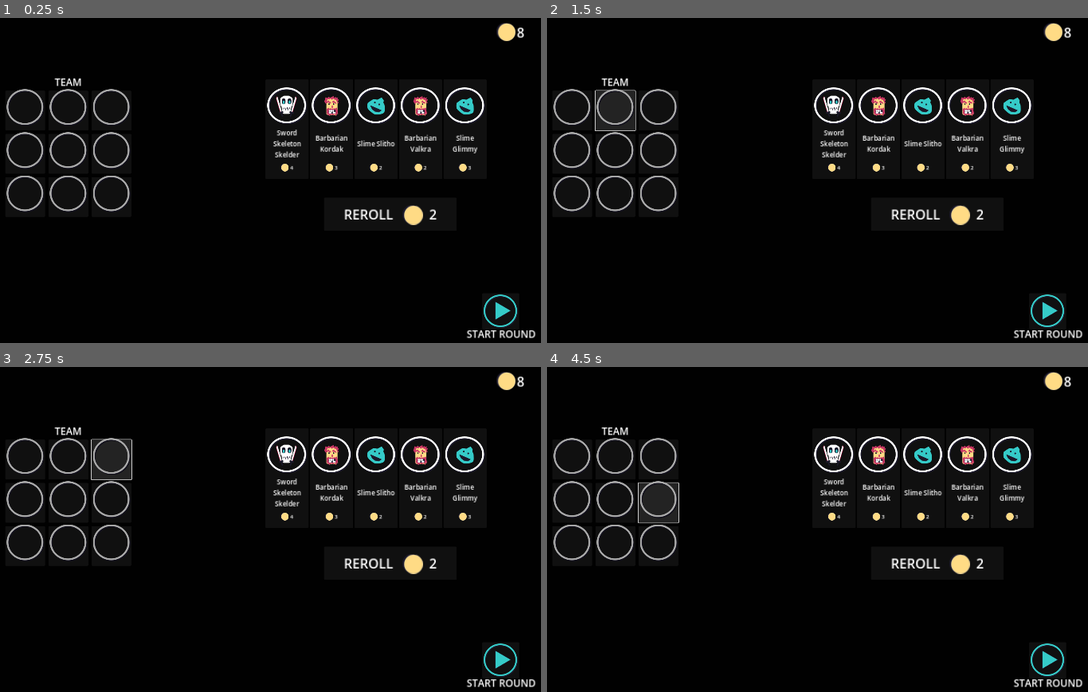
Above: before the commit, frames 1-4 (two rows, left to right).
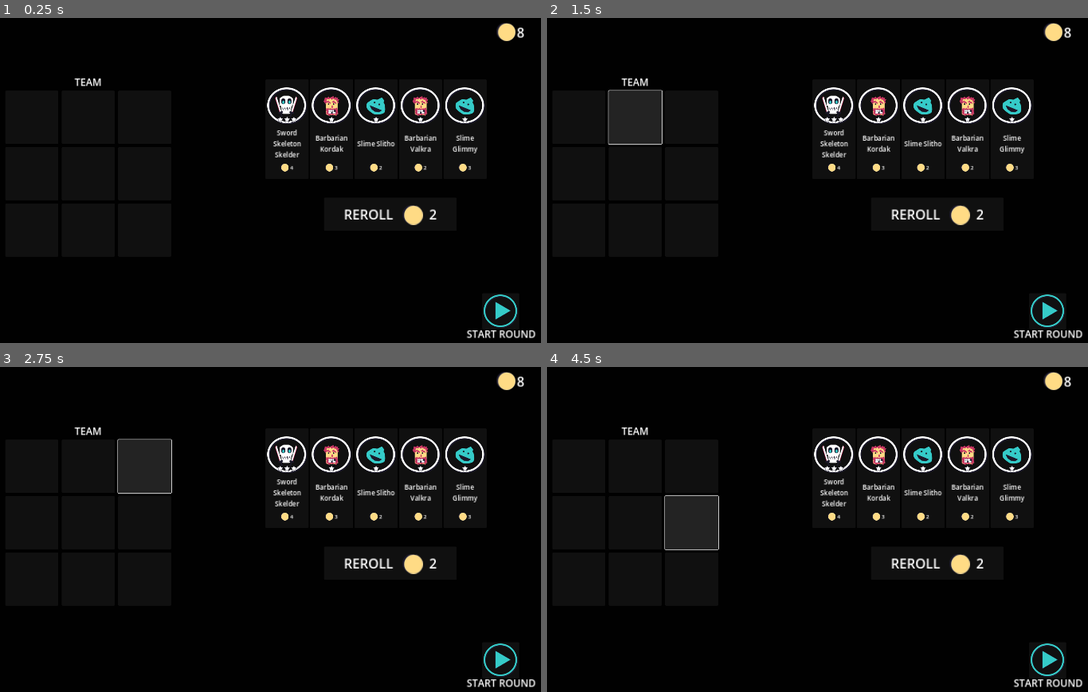
Above: after the commit, the same moments.

Repository: mathew-tran/mercmanager
Game: Godot game, scene res://Scenes/Main.tscn
The game is run twice, just before and just after one commit, with the same random seed, the same clock (stepped at 60 frames per second) and the same inputs.
Inputs (mouse positions are in pixels of both pictures, inside the frame that each line leads up to; where the layout moved, square brackets give the same spot in the first picture):
- Up to frame 1 (0.25 s): no input
- Up to frame 2 (1.5 s): click (579, 118) [574, 112] at 0.5 s; click (633, 118) [617, 112] at 1.25 s
- Up to frame 3 (2.75 s): click (146, 467) [113, 461] at 2 s
- Up to frame 4 (4.5 s): click (579, 523) [574, 503] at 2.75 s; click (633, 523) [617, 503] at 3.5 s; click (693, 523) [660, 503] at 4.25 s

The runs differ from the first frame. In frame 1, 1.6% of the frame differs, in the area x 1-88%, y 18-60%; in frame 2, 2.0%; in frame 3, 3.0%; in frame 4, 3.1%.

Commit message:
show rarity

Diff:
--- a/Art/MercManagerExample.svg
+++ b/Art/MercManagerExample.svg
@@ -24,9 +24,9 @@
      inkscape:pagecheckerboard="0"
      inkscape:deskcolor="#d1d1d1"
      inkscape:document-units="mm"
-     inkscape:zoom="0.71713667"
-     inkscape:cx="110.85753"
-     inkscape:cy="-183.36812"
+     inkscape:zoom="1.4342733"
+     inkscape:cx="1244.184"
+     inkscape:cy="-625.75241"
      inkscape:window-width="1920"
      inkscape:window-height="1001"
      inkscape:window-x="-7"
@@ -42,6 +42,16 @@
      inkscape:label="Layer 1"
      inkscape:groupmode="layer"
      id="layer1"><rect
+       style="fill:#000000;fill-opacity:0;stroke:#ffffff;stroke-width:0.2;stroke-linecap:round;stroke-dasharray:none;stroke-opacity:0"
+       id="rect86"
+       width="29.515528"
+       height="29.515528"
+       x="255.03908"
+       y="-187.98846"
+       ry="0.45076281"
+       inkscape:export-filename="Characters\Archie.png"
+       inkscape:export-xdpi="96"
+       inkscape:export-ydpi="96" /><rect
        style="fill:#000000;fill-opacity:0;stroke:#ffffff;stroke-width:0.2;stroke-linecap:round;stroke-dasharray:none;stroke-opacity:0"
        id="rect80"
        width="29.515528"
@@ -3782,4 +3792,137 @@
          ry="7.7120476"
          inkscape:export-filename="CharacterPortrait.png"
          inkscape:export-xdpi="96"
-         inkscape:export-ydpi="96" /></g></g></svg>
+         inkscape:export-ydpi="96" /></g><path
+       sodipodi:type="star"
+       style="fill:#ffdb85;fill-opacity:1;stroke:#1b192a;stroke-width:0.600001;stroke-linecap:round;stroke-opacity:1"
+       id="path12"
+       inkscape:flatsided="false"
+       sodipodi:sides="5"
+       sodipodi:cx="241.83842"
+       sodipodi:cy="-54.00275"
+       sodipodi:r1="6.0059743"
+       sodipodi:r2="3.0029871"
+       sodipodi:arg1="0.97074611"
+       sodipodi:arg2="1.5990646"
+       inkscape:rounded="0"
+       inkscape:randomized="0"
+       d="m 245.2299,-49.045976 -3.47635,-1.954987 -3.58127,1.755426 0.78505,-3.910334 -2.77619,-2.863534 3.96155,-0.461732 1.86549,-3.525188 1.66332,3.624968 3.92912,0.684848 -2.93355,2.702086 z"
+       inkscape:transform-center-x="-0.022303564"
+       inkscape:transform-center-y="-0.22255067"
+       transform="matrix(0.42520271,0,0,0.42520271,166.94166,-150.02091)" /><rect
+       style="fill:#9f6093;fill-opacity:1;stroke:#9f6093;stroke-width:1.5;stroke-linecap:round;stroke-dasharray:none;stroke-opacity:1"
+       id="rect81"
+       width="21.398758"
+       height="21.767702"
+       x="-21.952164"
+       y="-23.243481"
+       ry="3.4127326" /><rect
+       style="fill:#000000;fill-opacity:0;stroke:#ffffff;stroke-width:0.2;stroke-linecap:round;stroke-dasharray:none;stroke-opacity:0"
+       id="rect88"
+       width="29.515528"
+       height="29.515528"
+       x="308.38962"
+       y="-187.98846"
+       ry="0.45076281"
+       inkscape:export-filename="Characters\Archie.png"
+       inkscape:export-xdpi="96"
+       inkscape:export-ydpi="96" /><g
+       id="g90"
+       transform="translate(-2.7670843)"><path
+         sodipodi:type="star"
+         style="fill:#ffdb85;fill-opacity:1;stroke:#1b192a;stroke-width:0.600001;stroke-linecap:round;stroke-opacity:1"
+         id="path88"
+         inkscape:flatsided="false"
+         sodipodi:sides="5"
+         sodipodi:cx="241.83842"
+         sodipodi:cy="-54.00275"
+         sodipodi:r1="6.0059743"
+         sodipodi:r2="3.0029871"
+         sodipodi:arg1="0.97074611"
+         sodipodi:arg2="1.5990646"
+         inkscape:rounded="0"
+         inkscape:randomized="0"
+         d="m 245.2299,-49.045976 -3.47635,-1.954987 -3.58127,1.755426 0.78505,-3.910334 -2.77619,-2.863534 3.96155,-0.461732 1.86549,-3.525188 1.66332,3.624968 3.92912,0.684848 -2.93355,2.702086 z"
+         inkscape:transform-center-x="-0.022303564"
+         inkscape:transform-center-y="-0.22255067"
+         transform="matrix(0.42520271,0,0,0.42520271,220.29221,-150.02091)" /><path
+         sodipodi:type="star"
+         style="fill:#ffdb85;fill-opacity:1;stroke:#1b192a;stroke-width:0.600001;stroke-linecap:round;stroke-opacity:1"
+         id="path90"
+         inkscape:flatsided="false"
+         sodipodi:sides="5"
+         sodipodi:cx="241.83842"
+         sodipodi:cy="-54.00275"
+         sodipodi:r1="6.0059743"
+         sodipodi:r2="3.0029871"
+         sodipodi:arg1="0.97074611"
+         sodipodi:arg2="1.5990646"
+         inkscape:rounded="0"
+         inkscape:randomized="0"
+         d="m 245.2299,-49.045976 -3.47635,-1.954987 -3.58127,1.755426 0.78505,-3.910334 -2.77619,-2.863534 3.96155,-0.461732 1.86549,-3.525188 1.66332,3.624968 3.92912,0.684848 -2.93355,2.702086 z"
+         inkscape:transform-center-x="-0.022303564"
+         inkscape:transform-center-y="-0.22255067"
+         transform="matrix(0.42520271,0,0,0.42520271,225.82637,-150.02091)" /></g><rect
+       style="fill:#000000;fill-opacity:0;stroke:#ffffff;stroke-width:0.2;stroke-linecap:round;stroke-dasharray:none;stroke-opacity:0"
+       id="rect106"
+       width="29.515528"
+       height="29.515528"
+       x="353.58527"
+       y="-187.98846"
+       ry="0.45076281"
+       inkscape:export-filename="Characters\Archie.png"
+       inkscape:export-xdpi="96"
+       inkscape:export-ydpi="96" /><g
+       id="g117"
+       transform="translate(42.428566)"><path
+         sodipodi:type="star"
+         style="fill:#ffdb85;fill-opacity:1;stroke:#1b192a;stroke-width:0.600001;stroke-linecap:round;stroke-opacity:1"
+         id="path116"
+         inkscape:flatsided="false"
+         sodipodi:sides="5"
+         sodipodi:cx="241.83842"
+         sodipodi:cy="-54.00275"
+         sodipodi:r1="6.0059743"
+         sodipodi:r2="3.0029871"
+         sodipodi:arg1="0.97074611"
+         sodipodi:arg2="1.5990646"
+         inkscape:rounded="0"
+         inkscape:randomized="0"
+         d="m 245.2299,-49.045976 -3.47635,-1.954987 -3.58127,1.755426 0.78505,-3.910334 -2.77619,-2.863534 3.96155,-0.461732 1.86549,-3.525188 1.66332,3.624968 3.92912,0.684848 -2.93355,2.702086 z"
+         inkscape:transform-center-x="-0.022303564"
+         inkscape:transform-center-y="-0.22255067"
+         transform="matrix(0.42520271,0,0,0.42520271,220.29221,-150.02091)" /><path
+         sodipodi:type="star"
+         style="fill:#ffdb85;fill-opacity:1;stroke:#1b192a;stroke-width:0.600001;stroke-linecap:round;stroke-opacity:1"
+         id="path117"
+         inkscape:flatsided="false"
+         sodipodi:sides="5"
+         sodipodi:cx="241.83842"
+         sodipodi:cy="-54.00275"
+         sodipodi:r1="6.0059743"
+         sodipodi:r2="3.0029871"
+         sodipodi:arg1="0.97074611"
+         sodipodi:arg2="1.5990646"
+         inkscape:rounded="0"
+         inkscape:randomized="0"
+         d="m 245.2299,-49.045976 -3.47635,-1.954987 -3.58127,1.755426 0.78505,-3.910334 -2.77619,-2.863534 3.96155,-0.461732 1.86549,-3.525188 1.66332,3.624968 3.92912,0.684848 -2.93355,2.702086 z"
+         inkscape:transform-center-x="-0.022303564"
+         inkscape:transform-center-y="-0.22255067"
+         transform="matrix(0.42520271,0,0,0.42520271,225.82637,-150.02091)" /></g><path
+       sodipodi:type="star"
+       style="fill:#ffdb85;fill-opacity:1;stroke:#1b192a;stroke-width:0.600001;stroke-linecap:round;stroke-opacity:1"
+       id="path118"
+       inkscape:flatsided="false"
+       sodipodi:sides="5"
+       sodipodi:cx="241.83842"
+       sodipodi:cy="-54.00275"
+       sodipodi:r1="6.0059743"
+       sodipodi:r2="3.0029871"
+       sodipodi:arg1="0.97074611"
+       sodipodi:arg2="1.5990646"
+       inkscape:rounded="0"
+       inkscape:randomized="0"
+       d="m 245.2299,-49.045976 -3.47635,-1.954987 -3.58127,1.755426 0.78505,-3.910334 -2.77619,-2.863534 3.96155,-0.461732 1.86549,-3.525188 1.66332,3.624968 3.92912,0.684848 -2.93355,2.702086 z"
+       inkscape:transform-center-x="-0.022303564"
+       inkscape:transform-center-y="-0.22255067"
+       transform="matrix(0.42520271,0,0,0.42520271,265.48785,-154.25428)" /></g></svg>
--- a/Prefabs/Character.tscn
+++ b/Prefabs/Character.tscn
@@ -2,7 +2,7 @@
 
 [ext_resource type="Texture2D" uid="uid://c2a62auhmc77c" path="res://Art/Characters/Barbarian.png" id="1_oxqv2"]
 [ext_resource type="Script" path="res://Scripts/Game/Character.gd" id="1_vsemf"]
-[ext_resource type="Texture2D" uid="uid://dl2nckq33ucy4" path="res://Art/UI/Frame.png" id="3_ncfsr"]
+[ext_resource type="PackedScene" uid="uid://jg1gac10pqvt" path="res://Prefabs/Frame.tscn" id="4_4jhnk"]
 [ext_resource type="Script" path="res://Scripts/Game/UI/CharacterUI.gd" id="4_a23w2"]
 [ext_resource type="PackedScene" uid="uid://bpeqmlf4rw473" path="res://Prefabs/SpeechBubble.tscn" id="5_755dl"]
 [ext_resource type="Script" path="res://Scripts/Game/HPComponent.gd" id="5_jpujw"]
@@ -52,28 +52,35 @@
 grow_horizontal = 2
 grow_vertical = 2
 
-[node name="Frame" type="TextureRect" parent="CharacterUI/ActiveUI"]
-layout_mode = 0
-offset_left = -9.0
-offset_top = -93.0
-offset_right = 104.0
-offset_bottom = 18.0
-texture = ExtResource("3_ncfsr")
-
-[node name="Name" type="Label" parent="CharacterUI/ActiveUI"]
-custom_minimum_size = Vector2(100, 0)
+[node name="Frame" parent="CharacterUI/ActiveUI" instance=ExtResource("4_4jhnk")]
 layout_mode = 1
 anchors_preset = 8
 anchor_left = 0.5
 anchor_top = 0.5
 anchor_right = 0.5
 anchor_bottom = 0.5
-offset_left = -23.5
-offset_top = -11.5
-offset_right = 23.5
-offset_bottom = 11.5
+offset_left = -56.5
+offset_top = -110.5
+offset_right = 56.5
+offset_bottom = 0.5
 grow_horizontal = 2
 grow_vertical = 2
+
+[node name="Name" type="Label" parent="CharacterUI/ActiveUI"]
+custom_minimum_size = Vector2(100, 0)
+layout_mode = 1
+anchors_preset = 7
+anchor_left = 0.5
+anchor_top = 1.0
+anchor_right = 0.5
+anchor_bottom = 1.0
+offset_left = -75.0
+offset_top = -18.0
+offset_right = 75.0
+offset_bottom = 5.0
+grow_horizontal = 2
+grow_vertical = 0
+theme_override_font_sizes/font_size = 11
 theme_override_styles/normal = SubResource("StyleBoxFlat_lau12")
 text = "NAME"
 horizontal_alignment = 1
@@ -88,9 +95,9 @@
 anchor_right = 0.5
 anchor_bottom = 0.5
 offset_left = -50.0
-offset_top = 12.0
+offset_top = 20.0
 offset_right = 50.0
-offset_bottom = 22.0
+offset_bottom = 30.0
 grow_horizontal = 2
 grow_vertical = 2
 theme_override_styles/background = SubResource("StyleBoxFlat_8fv1a")
--- /dev/null
+++ b/Prefabs/Frame.tscn
@@ -0,0 +1,29 @@
+[gd_scene load_steps=4 format=3 uid="uid://jg1gac10pqvt"]
+
+[ext_resource type="Texture2D" uid="uid://dl2nckq33ucy4" path="res://Art/UI/Frame.png" id="1_qioyp"]
+[ext_resource type="Script" path="res://Scripts/Game/UI/Frame.gd" id="2_4nxh5"]
+[ext_resource type="Texture2D" uid="uid://b87lnpr4f1323" path="res://Art/UI/Rarity/3.png" id="2_qgtvu"]
+
+[node name="Frame" type="TextureRect"]
+offset_right = 113.0
+offset_bottom = 111.0
+mouse_filter = 2
+texture = ExtResource("1_qioyp")
+script = ExtResource("2_4nxh5")
+
+[node name="TextureRect" type="TextureRect" parent="."]
+layout_mode = 1
+anchors_preset = 8
+anchor_left = 0.5
+anchor_top = 0.5
+anchor_right = 0.5
+anchor_bottom = 0.5
+offset_left = -56.0
+offset_top = -16.0
+offset_right = 56.0
+offset_bottom = 96.0
+grow_horizontal = 2
+grow_vertical = 2
+mouse_filter = 2
+texture = ExtResource("2_qgtvu")
+stretch_mode = 5
--- a/Prefabs/UI/CharacterInfoUI.tscn
+++ b/Prefabs/UI/CharacterInfoUI.tscn
@@ -1,10 +1,11 @@
-[gd_scene load_steps=6 format=3 uid="uid://jyov1mr68amj"]
+[gd_scene load_steps=7 format=3 uid="uid://jyov1mr68amj"]
 
 [ext_resource type="Script" path="res://Scripts/Game/UI/CharacterInfoUI.gd" id="1_fb0ub"]
 [ext_resource type="Texture2D" uid="uid://c2a62auhmc77c" path="res://Art/Characters/Barbarian.png" id="1_rhwta"]
 [ext_resource type="PackedScene" uid="uid://cevg3png80cwf" path="res://Prefabs/UI/MoveInfoButton.tscn" id="3_b3kjb"]
 [ext_resource type="StyleBox" uid="uid://n27ax52by62k" path="res://Styles/StatStyle.tres" id="4_hjjxv"]
 [ext_resource type="PackedScene" uid="uid://dm0xf6xb0tu1a" path="res://Prefabs/UI/TraitText.tscn" id="5_wh4hi"]
+[ext_resource type="PackedScene" uid="uid://jg1gac10pqvt" path="res://Prefabs/Frame.tscn" id="6_smxui"]
 
 [node name="CharacterStat" type="Panel" groups=["CharacterInfoUI"]]
 custom_minimum_size = Vector2(315, 170)
@@ -38,9 +39,9 @@
 [node name="VBoxContainer" type="VBoxContainer" parent="."]
 layout_mode = 0
 offset_left = -49.0
-offset_top = -23.5
+offset_top = -32.1667
 offset_right = 66.0
-offset_bottom = 131.5
+offset_bottom = 122.833
 mouse_filter = 2
 metadata/_edit_group_ = true
 
@@ -119,3 +120,11 @@
 
 [node name="Panel" parent="TraitsPanel" instance=ExtResource("5_wh4hi")]
 layout_mode = 2
+
+[node name="Frame" parent="." instance=ExtResource("6_smxui")]
+self_modulate = Color(1, 1, 1, 0)
+layout_mode = 2
+offset_left = -47.3333
+offset_top = -32.6667
+offset_right = 65.6667
+offset_bottom = 78.3333
--- a/Prefabs/UI/PurchasePogButton.tscn
+++ b/Prefabs/UI/PurchasePogButton.tscn
@@ -1,8 +1,8 @@
 [gd_scene load_steps=5 format=3 uid="uid://qu1ysjysh7mu"]
 
-[ext_resource type="Texture2D" uid="uid://dl2nckq33ucy4" path="res://Art/UI/Frame.png" id="1_b5h5n"]
 [ext_resource type="Script" path="res://Scripts/Game/UI/PurchasePogButton.gd" id="1_v7ib4"]
 [ext_resource type="Texture2D" uid="uid://dhpd08noiq48g" path="res://Art/Characters/Archer.png" id="2_l4psa"]
+[ext_resource type="PackedScene" uid="uid://jg1gac10pqvt" path="res://Prefabs/Frame.tscn" id="2_o8pxo"]
 [ext_resource type="Texture2D" uid="uid://e2c4066hnaa5" path="res://Art/Coin.png" id="3_fkyy4"]
 
 [node name="Button" type="Button"]
@@ -24,9 +24,8 @@
 grow_vertical = 2
 alignment = 1
 
-[node name="Frame" type="TextureRect" parent="VBoxContainer"]
+[node name="Frame" parent="VBoxContainer" instance=ExtResource("2_o8pxo")]
 layout_mode = 2
-texture = ExtResource("1_b5h5n")
 
 [node name="Face" type="TextureRect" parent="VBoxContainer/Frame"]
 layout_mode = 1
@@ -35,10 +34,10 @@
 anchor_top = 0.5
 anchor_right = 0.5
 anchor_bottom = 0.5
-offset_left = -56.0
-offset_top = -56.0
-offset_right = 56.0
-offset_bottom = 56.0
+offset_left = -60.0
+offset_top = -55.5
+offset_right = 59.0
+offset_bottom = 56.5
 grow_horizontal = 2
 grow_vertical = 2
 texture = ExtResource("2_l4psa")
--- a/Prefabs/UI/TeamMemberSlot.tscn
+++ b/Prefabs/UI/TeamMemberSlot.tscn
@@ -1,7 +1,7 @@
 [gd_scene load_steps=6 format=3 uid="uid://cttiymsodcvro"]
 
 [ext_resource type="Script" path="res://Scripts/Game/UI/TeamMemberSlot.gd" id="1_krfvw"]
-[ext_resource type="Texture2D" uid="uid://dl2nckq33ucy4" path="res://Art/UI/Frame.png" id="1_yahni"]
+[ext_resource type="PackedScene" uid="uid://jg1gac10pqvt" path="res://Prefabs/Frame.tscn" id="2_7l1go"]
 [ext_resource type="Texture2D" uid="uid://c2a62auhmc77c" path="res://Art/Characters/Barbarian.png" id="3_ixm3k"]
 [ext_resource type="Texture2D" uid="uid://e2c4066hnaa5" path="res://Art/Coin.png" id="4_ikjh0"]
 
@@ -9,10 +9,10 @@
 bg_color = Color(0.788235, 0.219608, 0.392157, 1)
 
 [node name="TeamMemberSlot" type="Button"]
-custom_minimum_size = Vector2(120, 120)
+custom_minimum_size = Vector2(160, 160)
 script = ExtResource("1_krfvw")
 
-[node name="TextureRect" type="TextureRect" parent="."]
+[node name="Frame" parent="." instance=ExtResource("2_7l1go")]
 layout_mode = 1
 anchors_preset = 8
 anchor_left = 0.5
@@ -20,12 +20,11 @@
 anchor_right = 0.5
 anchor_bottom = 0.5
 offset_left = -56.5
-offset_top = -65.5
+offset_top = -70.5
 offset_right = 56.5
-offset_bottom = 45.5
+offset_bottom = 40.5
 grow_horizontal = 2
 grow_vertical = 2
-texture = ExtResource("1_yahni")
 
 [node name="Face" type="TextureRect" parent="."]
 layout_mode = 1
@@ -43,17 +42,17 @@
 texture = ExtResource("3_ixm3k")
 
 [node name="Label" type="Label" parent="."]
-custom_minimum_size = Vector2(100, 0)
+custom_minimum_size = Vector2(150, 0)
 layout_mode = 1
 anchors_preset = 7
 anchor_left = 0.5
 anchor_top = 1.0
 anchor_right = 0.5
 anchor_bottom = 1.0
-offset_left = -50.0
-offset_top = -32.0
-offset_right = 50.0
-offset_bottom = 10.0
+offset_left = -75.0
+offset_top = -43.0
+offset_right = 75.0
+offset_bottom = -1.0
 grow_horizontal = 2
 grow_vertical = 0
 theme_override_colors/font_shadow_color = Color(0, 0, 0, 1)
@@ -61,11 +60,13 @@
 theme_override_constants/shadow_offset_y = 0
 text = "asdasdasda"
 horizontal_alignment = 1
-vertical_alignment = 1
+vertical_alignment = 2
 autowrap_mode = 2
 
 [node name="SellPopup" type="Panel" parent="."]
 visible = false
+z_index = 3
+z_as_relative = false
 custom_minimum_size = Vector2(200, 0)
 layout_mode = 1
 anchors_preset = 8
--- a/Scripts/Data/DataType/CharacterInfo.gd
+++ b/Scripts/Data/DataType/CharacterInfo.gd
@@ -10,6 +10,13 @@
 @export var Cost = 1
 
 @export var Traits : Array[Trait]
+@export var Rarity : RARITY
+
+enum RARITY {
+	NORMAL,
+	RARE,
+	LEGENDARY
+}
 
 var ActivationRange = 400
 
--- a/Scripts/Data/PlayerPogs/Skeleton.tres
+++ b/Scripts/Data/PlayerPogs/Skeleton.tres
@@ -25,4 +25,5 @@
 Moves = SubResource("Resource_007vb")
 Cost = 3
 Traits = Array[ExtResource("6_hp4ah")]([ExtResource("7_1nt6p")])
+Rarity = 2
 GivenNames = "Graveblade, Morven, Cindral, Duskmarrow, Valthorn, Shadryk, Kharak, Nytheris, Sephtor, Drynoss, Marrowveil, Zalkrin, Ossivar, Rathul, Calvaris, Blightfang, Serrak, Venmor, Skelder, Arkanis"
--- a/Scripts/Game/UI/CharacterInfoUI.gd
+++ b/Scripts/Game/UI/CharacterInfoUI.gd
@@ -26,6 +26,7 @@
 	$VBoxContainer2/DamageValue.text = str(charInfo.StatValues.Damage)
 	$GridContainer/MoveInfoButton.Setup(charInfo.Moves.Move1)
 	$GridContainer/MoveInfoButton2.Setup(charInfo.Moves.Move2)
+	$Frame.UpdateRarity(charInfo.Rarity)
 	for child in $TraitsPanel.get_children():
 		child.queue_free()
 
--- a/Scripts/Game/UI/CharacterUI.gd
+++ b/Scripts/Game/UI/CharacterUI.gd
@@ -6,13 +6,16 @@
 	CharacterRef = char
 	$Face.texture = char.CharacterData.Face
 	$ActiveUI/Name.text = char.CharacterData.GetFullName()
+	$ActiveUI/Frame.UpdateRarity(char.CharacterData.Rarity)
 	char.GetHealthComponent().Setup(char)
 	char.GetHealthComponent().Update.connect(OnUpdate)
 	char.GetHealthComponent().OnDeath.connect(OnDeath)
 	if char.Team == Character.TEAM.ENEMY:
-		$ActiveUI/Frame.modulate = "c93864ff"
+		$ActiveUI/Frame.self_modulate = "c93864ff"
 	else:
-		$ActiveUI/Frame.modulate = "35cbc8ff"
+		$ActiveUI/Frame.self_modulate = "35cbc8ff"
+
+	$ActiveUI/Frame.ShowRarity(char.Team == Character.TEAM.PLAYER)
 	OnUpdate()
 	SetActive(false)
 
--- /dev/null
+++ b/Scripts/Game/UI/Frame.gd
@@ -0,0 +1,14 @@
+extends TextureRect
+
+
+func UpdateRarity(rarity : CharacterInfo.RARITY):
+	match rarity:
+		CharacterInfo.RARITY.NORMAL:
+			$TextureRect.texture = load("res://Art/UI/Rarity/1.png")
+		CharacterInfo.RARITY.RARE:
+			$TextureRect.texture = load("res://Art/UI/Rarity/2.png")
+		CharacterInfo.RARITY.LEGENDARY:
+			$TextureRect.texture = load("res://Art/UI/Rarity/3.png")
+
+func ShowRarity(bShow):
+	$TextureRect.visible = bShow
--- a/Scripts/Game/UI/PurchasePogButton.gd
+++ b/Scripts/Game/UI/PurchasePogButton.gd
@@ -17,6 +17,7 @@
 	Data = Data.duplicate(true)
 	Data.Setup()
 	$VBoxContainer/Frame/Face.texture = Data.Face
+	$VBoxContainer/Frame.UpdateRarity(Data.Rarity)
 	$VBoxContainer/Label.text = Data.GetFullName()
 	$VBoxContainer/HBoxContainer/Label.text = str(Data.Cost)
 	UpdateAffordability()
--- a/Scripts/Game/UI/TeamMemberSlot.gd
+++ b/Scripts/Game/UI/TeamMemberSlot.gd
@@ -4,17 +4,18 @@
 
 var Index = 0
 func Setup(character : CharacterInfo, index):
+	$Frame.visible = false
 	if is_instance_valid(character):
 		CharInfoRef = character
 		$Face.texture = CharInfoRef.Face
 		$Label.text = CharInfoRef.GetFullName()
-		$TextureRect.modulate = Color.DIM_GRAY
 		Index = index
+		$Frame.UpdateRarity(CharInfoRef.Rarity)
+		$Frame.visible = true
 	else:
 		CharInfoRef = null
 		$Face.texture = null
 		$Label.text = ""
-		$TextureRect.modulate = Color.DARK_GRAY
 		Index = -1
 
 func GetSaleCost():
Binary file added: Art/UI/Rarity/1.png
Not shown, added: Art/UI/Rarity/1.png.import
Binary file added: Art/UI/Rarity/2.png
Not shown, added: Art/UI/Rarity/2.png.import
Binary file added: Art/UI/Rarity/3.png
Not shown, added: Art/UI/Rarity/3.png.import
